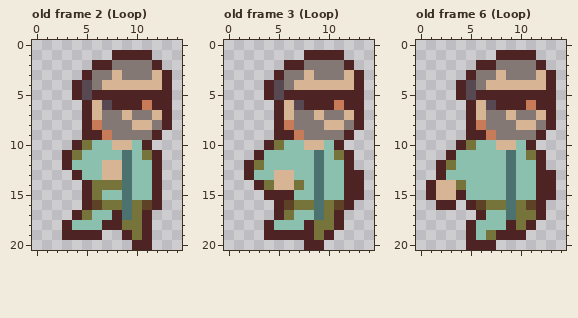
File history of a pixel-art file, resources/art/raw/character_animations/run_three.aseprite. Above is the file before it was changed.
15x21 pixels, 6 frames. Shown: old frame 2 (Loop), old frame 3 (Loop), old frame 6 (Loop).
And afterwards:
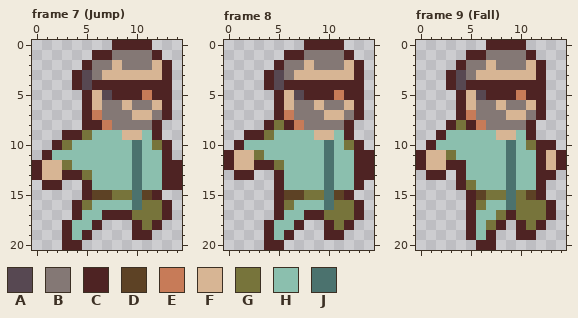
Palette (. is transparent): A #574852  B #847875  C #4e2323  D #5d4225  E #c77b58  F #d7b594  G #77743b  H #8bbfae  J #4b726e
A new or re-ordered frame is compared with the old frame closest to it.
Commit: jump and fall states
Diff:
frames 6 -> 9
Changed rows in their new state; - is an unchanged pixel.
Frame 7 (Jump) is new; against old frame 2 (Loop):
first column x 0:
 0 --------CCCC---
 1 ------CCBBBBC--
 2 -----CBBF---FC-
 3 ----CA-F-FFF---
 4 ------CCCCCCC--
 5 ----.CFA---E---
 6 -------BBFBBF--
 7 ------E--BFFB--
 8 ------CE--BBC.-
 9 ---CCGHHHFFH---
10 --CGHH--HHJHGC-
11 -CHHH----HJHHC-
12 CFFG---HHHJ-HCC
13 CFFC-G-HHHJ-HCC
14 -CC---HHHHJ-HCC
15 ------DDGGJD---
16 ----CGHHHHJGGC-
17 -----H-C-C-GGC-
18 ------C...CGC--
19 ----H-.--.C----
20 ---CC-----..---
Frame 8 is new; against old frame 3 (Loop):
first column x 0:
 0 --------CCCC---
 1 ------CCBBBBC--
 2 -----CBBF---FC-
 3 ----CA-F-FFF---
 4 ------CCCCCCC--
 5 ----.CFA---E---
 6 -------BBFBBF--
 7 ------E--BFFB--
 8 ----CGCE--BBC.-
 9 --CCGHHHHFFH---
10 -CHHHH--HHJHGC-
11 CFFG-----HJHHCC
12 CFFCCG---HJ-HCC
13 -C-..CH--HJ-H-C
14 ---..CHH-HJ-H--
15 ----.-DDGGJD-.-
16 ------GHHHJGGC-
17 ------H-CC-GGC-
18 -------C..CGC--
19 -----H-...-C---
20 ----CC--..-----
Frame 9 (Fall) is new; against old frame 6 (Loop):
first column x 0:
 0 -------CCCC----
 1 -----CCBBBB----
 2 ----CBBF---F---
 3 ---CABFF-FFFC.-
 4 ---CACCCCCCCC.-
 5 -----FA---E--.-
 6 ----CFBBFBBF-.-
 7 ----CEB---F-C.-
 8 ---CG-----BC..-
 9 --CHHHHHFFHC.--
10 -CHHHH--HJ-GCC-
11 CFFG-------H-FC
12 CFFCC--------FC
13 -C-.C----------
14 -...CG-------.-
15 -....CDGG-GD-.-
16 --..--GHH--GGC-
17 -----CH-GC--GC-
18 -------GC.CGC--
19 -------C..-C---
20 -----.---------
Pixel boxes of the changes (left, top, right, bottom) in both pictures:
changed: (32, 40, 182, 250)
changed: (224, 40, 374, 250)
changed: (416, 40, 566, 250)
